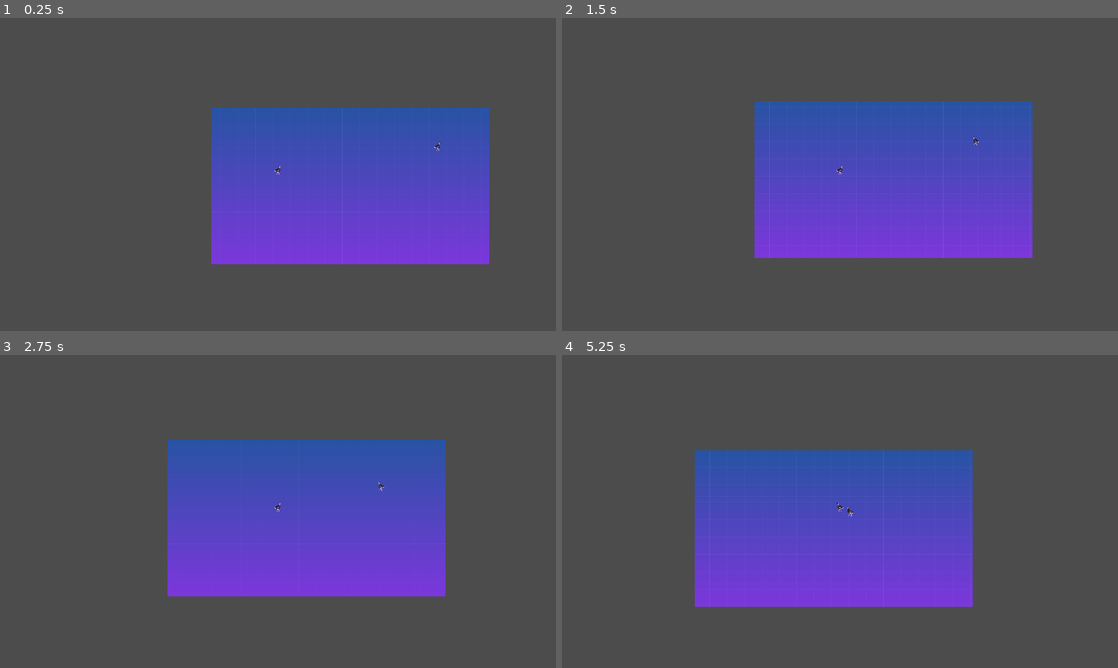
Above: before the commit, frames 1-4 (two rows, left to right).
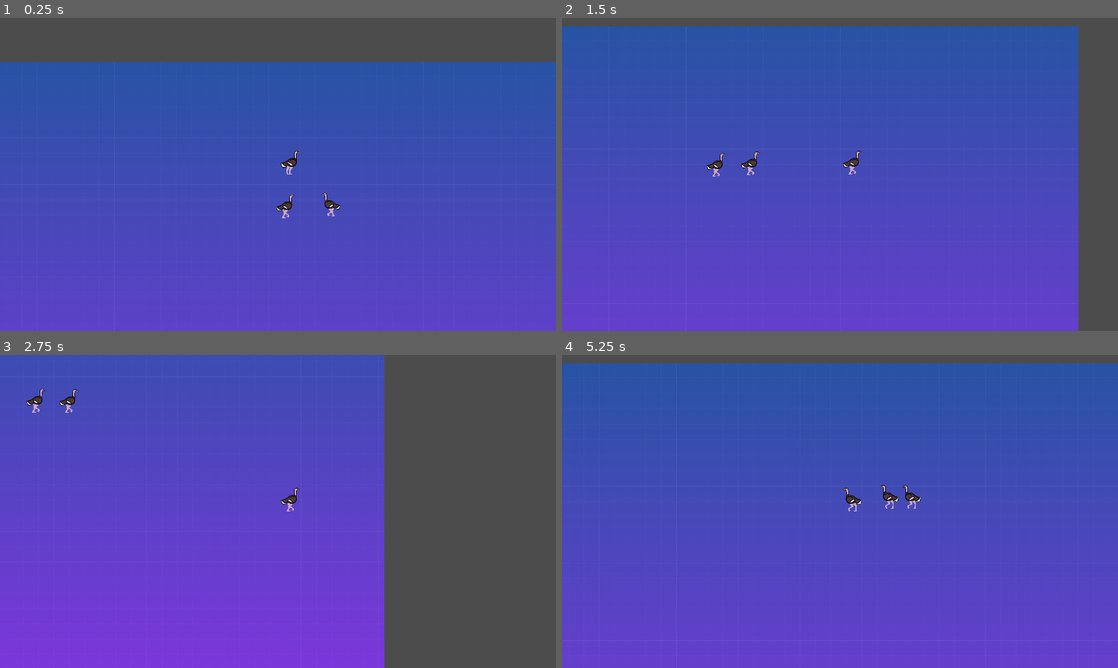
Above: after the commit, the same moments.

Repository: wholeNaNyards/game-ai
Game: Godot game, scene res://src/Main.tscn
Same seed, same stepped clock (60 frames per second), same inputs: the game is played once before the commit and once after it.
Inputs (mouse positions are in pixels of both pictures, inside the frame that each line leads up to):
- Up to frame 1 (0.25 s): no input
- Up to frame 2 (1.5 s): move the mouse to (962, 158) at 0.52 s; press the mouse at (962, 158) at 0.53 s; hold D (move_right) 0.53-1.28 s; move the mouse to (728, 190) at 1.27 s; release the mouse at (728, 190) at 1.28 s; hold S (move_down) from 1.28 s (still down); click (728, 190) at 1.35 s
- Up to frame 3 (2.75 s): move the mouse to (333, 442) at 2.02 s; release S (move_down) at 2.03 s; press the mouse at (333, 442) at 2.03 s; hold D (move_right) from 2.03 s (still down)
- Up to frame 4 (5.25 s): move the mouse to (812, 574) at 2.77 s; release D (move_right) at 2.78 s; release the mouse at (812, 574) at 2.78 s; hold W (move_up) 2.78-3.53 s; click (812, 574) at 2.85 s; move the mouse to (1006, 558) at 3.52 s; press the mouse at (1006, 558) at 3.53 s; hold A (move_left) 3.53-5.03 s; move the mouse to (673, 464) at 4.27 s; release the mouse at (673, 464) at 4.28 s; click (673, 464) at 4.35 s; move the mouse to (867, 511) at 5.02 s; press the mouse at (867, 511) at 5.03 s; hold S (move_down) from 5.03 s (still down)

The runs differ from the first frame. In frame 1, 70% of the frame differs, in the area x 0-100%, y 14-100%; in frame 2, 72%; in frame 3, 60%; in frame 4, 78%, in the area x 0-100%, y 2-100%.

Commit message:
Initial work on obstacle avoidance and pursuit offset

Diff:
--- a/project.godot
+++ b/project.godot
@@ -127,6 +127,14 @@
  ]
 }
 
+[layer_names]
+
+2d_physics/layer_1="player"
+2d_physics/layer_2="enemy"
+2d_physics/layer_3="prey"
+2d_physics/layer_4="predator"
+2d_physics/layer_5="objects"
+
 [physics]
 
 common/enable_pause_aware_picking=true
--- a/src/Main.tscn
+++ b/src/Main.tscn
@@ -1,9 +1,10 @@
-[gd_scene load_steps=5 format=2]
+[gd_scene load_steps=6 format=2]
 
 [ext_resource path="res://src/ai/Prey.tscn" type="PackedScene" id=1]
-[ext_resource path="res://src/ai/Predator.tscn" type="PackedScene" id=2]
+[ext_resource path="res://src/Rock.tscn" type="PackedScene" id=2]
 [ext_resource path="res://assets/background.png" type="Texture" id=3]
 [ext_resource path="res://src/Main.gd" type="Script" id=4]
+[ext_resource path="res://src/player/Player.tscn" type="PackedScene" id=5]
 
 [node name="Main" type="Node2D"]
 position = Vector2( 0, 3 )
@@ -13,8 +14,69 @@
 position = Vector2( 120, 173 )
 texture = ExtResource( 3 )
 
+[node name="Player" parent="." instance=ExtResource( 5 )]
+position = Vector2( 88, -75 )
+
+[node name="Rocks" type="Node2D" parent="."]
+visible = false
+
+[node name="Rock" parent="Rocks" instance=ExtResource( 2 )]
+position = Vector2( 368, 157 )
+
+[node name="Rock2" parent="Rocks" instance=ExtResource( 2 )]
+position = Vector2( -48, 269 )
+
+[node name="Rock3" parent="Rocks" instance=ExtResource( 2 )]
+position = Vector2( 176, 225 )
+
+[node name="Rock4" parent="Rocks" instance=ExtResource( 2 )]
+position = Vector2( 376, 29 )
+
+[node name="Rock5" parent="Rocks" instance=ExtResource( 2 )]
+position = Vector2( 64, -55 )
+
+[node name="Rock6" parent="Rocks" instance=ExtResource( 2 )]
+position = Vector2( -112, 45 )
+
+[node name="Rock10" parent="Rocks" instance=ExtResource( 2 )]
+position = Vector2( 312, -179 )
+
+[node name="Rock11" parent="Rocks" instance=ExtResource( 2 )]
+position = Vector2( 40, -155 )
+
+[node name="Rock7" parent="Rocks" instance=ExtResource( 2 )]
+position = Vector2( 352, -75 )
+
+[node name="Rock8" parent="Rocks" instance=ExtResource( 2 )]
+position = Vector2( -192, 245 )
+
+[node name="Rock9" parent="Rocks" instance=ExtResource( 2 )]
+position = Vector2( -256, 93 )
+
+[node name="Rock12" parent="Rocks" instance=ExtResource( 2 )]
+position = Vector2( 54, -251 )
+
+[node name="Rock13" parent="Rocks" instance=ExtResource( 2 )]
+position = Vector2( 72, -351 )
+
+[node name="Rock14" parent="Rocks" instance=ExtResource( 2 )]
+position = Vector2( 360, -355 )
+
+[node name="Rock15" parent="Rocks" instance=ExtResource( 2 )]
+position = Vector2( 216, -387 )
+
 [node name="Prey" parent="." instance=ExtResource( 1 )]
-position = Vector2( -384, 93 )
+position = Vector2( 104, 45 )
+max_speed = 2000
+mass = 1.0
+max_force = 2000.0
+initial_leader = NodePath("../Player")
+offset = Vector2( -50, -50 )
 
-[node name="Predator" parent="." instance=ExtResource( 2 )]
-position = Vector2( 720, -67 )
+[node name="Prey2" parent="." instance=ExtResource( 1 )]
+position = Vector2( 233, 37 )
+max_speed = 2000
+mass = 1.0
+max_force = 2000.0
+initial_leader = NodePath("../Player")
+offset = Vector2( 0, -50 )
--- /dev/null
+++ b/src/Rock.tscn
@@ -0,0 +1,19 @@
+[gd_scene load_steps=3 format=2]
+
+[ext_resource path="res://assets/Rocks/Stone.png" type="Texture" id=1]
+
+[sub_resource type="RectangleShape2D" id=1]
+extents = Vector2( 68, 44 )
+
+[node name="Rock" type="StaticBody2D"]
+collision_layer = 16
+collision_mask = 0
+
+[node name="CollisionShape2D" type="CollisionShape2D" parent="."]
+position = Vector2( 4, -44 )
+shape = SubResource( 1 )
+
+[node name="Stone" type="Sprite" parent="."]
+position = Vector2( 8, -48 )
+scale = Vector2( 0.75, 1 )
+texture = ExtResource( 1 )
--- a/src/ai/Predator.tscn
+++ b/src/ai/Predator.tscn
@@ -11,8 +11,8 @@
 radius = 768.0
 
 [node name="Predator" instance=ExtResource( 1 )]
-collision_layer = 4
-collision_mask = 8
+collision_layer = 8
+collision_mask = 4
 script = ExtResource( 2 )
 mass = 5.0
 max_stamina = 2000
@@ -22,8 +22,8 @@
 shape = SubResource( 2 )
 
 [node name="PreyDetector" type="Area2D" parent="." index="2"]
-collision_layer = 4
-collision_mask = 8
+collision_layer = 8
+collision_mask = 4
 monitorable = false
 
 [node name="CollisionShape2D" type="CollisionShape2D" parent="PreyDetector" index="0"]
--- a/src/ai/Prey.gd
+++ b/src/ai/Prey.gd
@@ -1,20 +1,43 @@
 extends AI
 
-onready var animated_sprite = $AnimatedSprite
+onready var animated_sprite : AnimatedSprite = $AnimatedSprite
+onready var obstacle_detector : Area2D = $ObstacleDetector
+onready var sprite_size = animated_sprite.frames.get_frame("walking", 0).get_size() * animated_sprite.scale * .5
+onready var shape : Shape2D = $ObstacleDetector/CollisionShape2D.shape
+
+export var initial_leader := NodePath()
+var leader: MovingEntity
+
+export var min_box_length : int = 25
+var box_length : float
+
+export var offset : Vector2
+
 var predator : AI
 
 onready var starting_position = position
 
 func _ready() -> void:
 	animated_sprite.play("walking")
+	if initial_leader:
+		leader = get_node(initial_leader)
 
 func _physics_process(_delta: float) -> void:
+	box_length = min_box_length + abs(((get_velocity() / get_max_speed()) * min_box_length).x)
+	shape.extents = Vector2(box_length, sprite_size.y + 10)
+
 	if velocity.x >= 0:
+		obstacle_detector.position = Vector2(shape.extents.x + sprite_size.x, -sprite_size.y/2)
 		animated_sprite.flip_h = false
 	else:
+		obstacle_detector.position = Vector2(-shape.extents.x - sprite_size.x, -sprite_size.y/2)
 		animated_sprite.flip_h = true
 
-	if position.distance_to(starting_position) > 500:
+	if leader:
+		steering_manager.offset_pursuit(leader, offset)
+		return
+
+	if position.distance_to(starting_position) > 1000:
 		steering_manager.seek(starting_position)
 		return
 
@@ -35,3 +58,6 @@
 
 func get_animated_sprite() -> AnimatedSprite:
 	return animated_sprite
+
+func _on_ObstacleDetector_body_entered(body: Node2D) -> void:
+	steering_manager.obstacle_avoidance(body, box_length)
--- a/src/ai/Prey.tscn
+++ b/src/ai/Prey.tscn
@@ -10,19 +10,27 @@
 [sub_resource type="CircleShape2D" id=1]
 radius = 320.0
 
+[sub_resource type="RectangleShape2D" id=3]
+extents = Vector2( 24, 16 )
+
 [node name="Prey" instance=ExtResource( 1 )]
-collision_layer = 8
-collision_mask = 4
+position = Vector2( 1, 0 )
+collision_layer = 4
+collision_mask = 24
 script = ExtResource( 2 )
 mass = 5.0
+initial_leader = NodePath("")
+min_box_length = 25
+offset = Vector2( 0, 0 )
 
 [node name="CollisionShape2D" type="CollisionShape2D" parent="." index="0"]
 position = Vector2( 0, -32 )
 shape = SubResource( 2 )
 
 [node name="PredatorDetector" type="Area2D" parent="." index="2"]
-collision_layer = 8
-collision_mask = 4
+visible = false
+collision_layer = 4
+collision_mask = 8
 monitorable = false
 
 [node name="CollisionShape2D" type="CollisionShape2D" parent="PredatorDetector" index="0"]
@@ -36,8 +44,16 @@
 animation = "walking"
 
 [node name="Camera2D" type="Camera2D" parent="." index="4"]
-current = true
-zoom = Vector2( 2, 2 )
+zoom = Vector2( 0.5, 0.5 )
+
+[node name="ObstacleDetector" type="Area2D" parent="." index="5"]
+collision_layer = 0
+collision_mask = 16
+
+[node name="CollisionShape2D" type="CollisionShape2D" parent="ObstacleDetector" index="0"]
+position = Vector2( 0, -16 )
+shape = SubResource( 3 )
 
 [connection signal="body_entered" from="PredatorDetector" to="." method="_on_PredatorDetector_body_entered"]
 [connection signal="body_exited" from="PredatorDetector" to="." method="_on_PredatorDetector_body_exited"]
+[connection signal="body_entered" from="ObstacleDetector" to="." method="_on_ObstacleDetector_body_entered"]
--- a/src/ai/SteeringManager.gd
+++ b/src/ai/SteeringManager.gd
@@ -31,7 +31,7 @@
 	wander_angle = 0.0
 
 func calculate(delta: float) -> Vector2:
-	var host_velocity = host.get_velocity()
+	var host_velocity = Vector2.ZERO
 
 	steering_force = truncate(steering_force, host.get_max_force())
 	var steering_acceleration = steering_force / host.get_mass()
@@ -53,6 +53,12 @@
 
 func evade(pursuer: MovingEntity) -> void:
 	steering_force += _do_evade(pursuer)
+
+func obstacle_avoidance(body: Node2D, box_length: float) -> void:
+	steering_force += _do_obstacle_avoidance(body, box_length)
+
+func offset_pursuit(leader: MovingEntity, offset: Vector2) -> void:
+	steering_force += _do_offset_pursuit(leader, offset)
 
 func _do_seek(target_position : Vector2, slowing_radius : float = 0.0) -> Vector2:
 	var desired_velocity = target_position - host.get_position()
@@ -92,7 +98,7 @@
 	var distance = evader.position - host.get_position()
 	var future_frames = distance.length() / evader.max_speed
 	# Calculate where evader will be future_frames ahead
-	var future_position = evader.position + (evader.velocity * future_frames)
+	var future_position = evader.position + (evader.get_velocity() * future_frames)
 
 	return _do_seek(future_position, 0.0)
 
@@ -100,9 +106,45 @@
 	var distance = pursuer.position - host.get_position()
 	var future_frames = distance.length() / pursuer.max_speed
 	# Calculate where pursuer will be future_frames ahead
-	var future_position = pursuer.position + (pursuer.velocity * future_frames)
+	var future_position = pursuer.position + (pursuer.get_velocity() * future_frames)
 
 	return _do_flee(future_position)
+
+func _do_obstacle_avoidance(body: Node2D, box_length: float) -> Vector2:
+	var collider = body.get_node("CollisionShape2D")
+	if not collider:
+		return Vector2.ZERO
+
+	var obstacle_local : Vector2 = to_local(body.global_position)
+
+	# Calculate Lateral Force
+	var multiplier = 1.0 + (box_length - obstacle_local.x) / box_length
+	var lateral_force = (collider.shape.extents.y / 2 - obstacle_local.y) * multiplier
+
+	# Calculate Braking Force
+	var breaking_weight = 0.2
+	var braking_force = (collider.shape.extents.x / 2 - obstacle_local.x) * breaking_weight
+
+	return to_global(Vector2(braking_force, lateral_force))
+
+func _do_offset_pursuit(leader: MovingEntity, offset: Vector2) -> Vector2:
+	# Calculate offset's position in global space
+	var leader_velocity = leader.get_velocity()
+	var global_offset_position = Vector2.ZERO
+	if leader_velocity.x >= 0:
+		global_offset_position.x = leader.global_position.x - offset.x
+	else:
+		global_offset_position.x = leader.global_position.x + offset.x
+	if leader_velocity.y >= 0:
+		global_offset_position.y = leader.global_position.y - offset.y
+	else:
+		global_offset_position.y = leader.global_position.y + offset.y
+
+	var to_offset : Vector2 = global_offset_position - host.get_position()
+
+	var look_ahead_time : float = to_offset.length() / (host.get_max_speed() + leader_velocity.length())
+
+	return _do_seek(global_offset_position + leader_velocity * look_ahead_time)
 
 func truncate(vector: Vector2, max_value: float) -> Vector2:
 	if vector.length_squared() > (max_value * max_value):
Binary file added: assets/Rocks/Stone.png
Not shown, added: assets/Rocks/Stone.png.import
Binary file added: assets/Rocks/Stone2.png
Not shown, added: assets/Rocks/Stone2.png.import
Binary file added: assets/Rocks/Stone3.png
Not shown, added: assets/Rocks/Stone3.png.import
Not shown: 1 places in src/ai/Prey.tscn that only renumber resources
